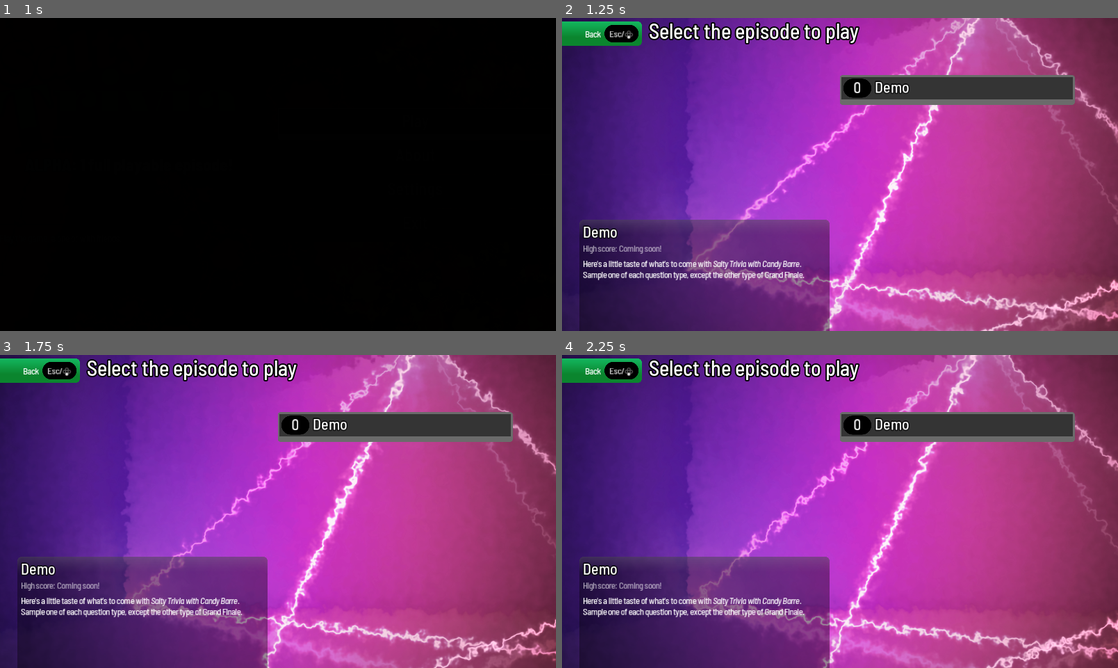
Above: before the commit, frames 1-4 (two rows, left to right).
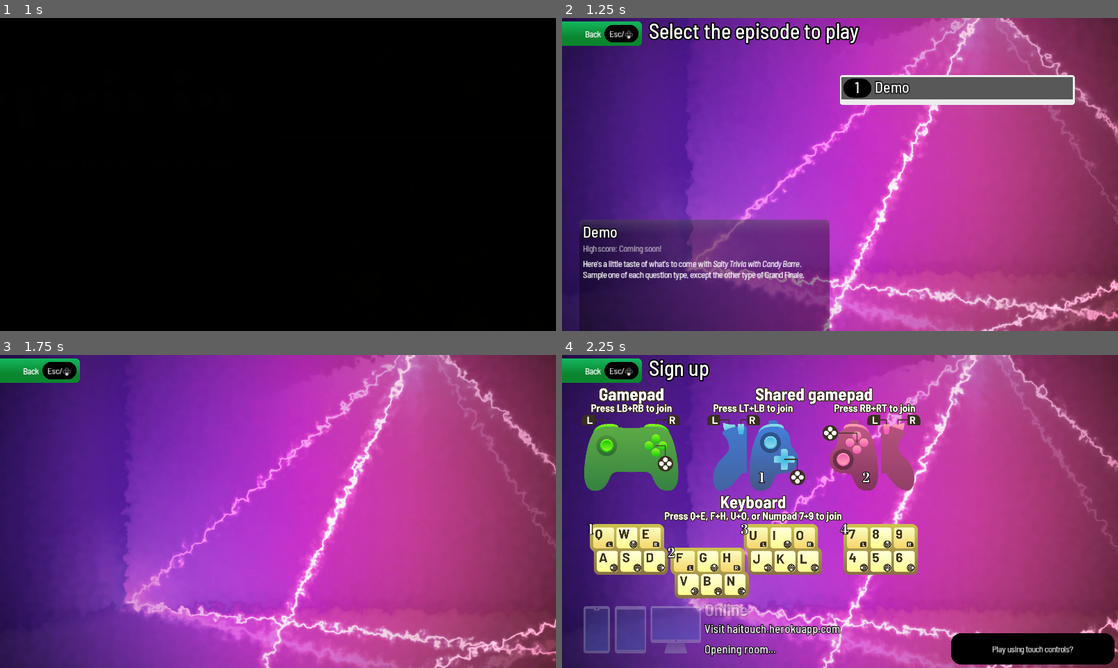
Above: after the commit, the same moments.

Repository: JapanYoshi/salty
Game: Godot game, scene res://Title.tscn
Same seed, same stepped clock (60 frames per second), same inputs: the game is played once before the commit and once after it. Sound files missing from this copy of the repository are replaced by a short silence.
Inputs (mouse positions are in pixels of both pictures, inside the frame that each line leads up to):
- Up to frame 1 (1 s): click "Play" at 0.5 s
- Up to frame 2 (1.25 s): no input
- Up to frame 3 (1.75 s): tap Enter (ui_accept) at 1.25, 1.52 s; move the mouse to (400, 495) at 1.27 s; hold Right (ui_right) from 1.28 s (still down); hold U (signup2) from 1.28 s (still down); click (400, 495) at 1.42 s
- Up to frame 4 (2.25 s): tap Enter (ui_accept) at 2 s; move the mouse to (728, 527) at 2.02 s; release Right (ui_right) at 2.03 s; release U (signup2) at 2.03 s; hold Down (ui_down) from 2.03 s (still down); tap O (signup2b) at 2.1 s

Frame 1 is identical in both runs. In frame 2, 3.6% of the frame differs, in the area x 50-93%, y 18-28%; in frame 3, 22%; in frame 4, 40%, in the area x 3-100%, y 1-100%.
Error before the commit: Attempt to call function 'get_index' in base 'null instance' on a null instance. (res://Episodes.gd:66)

Commit message:
Move questions to a separate, dummy project

Diff:
--- a/Episodes.gd
+++ b/Episodes.gd
@@ -20,7 +20,7 @@
 	ep_box.name = "RQ"
 	for e in Loader.episodes.keys():
 		var ep = {
-			id = "%d" % len(eps),
+			id = "%d" % (len(eps) + 1),
 			filename = e,
 			name = Loader.episodes[e].episode_name,
 			desc = Loader.episodes[e].episode_desc
@@ -40,7 +40,7 @@
 		ep_box.grab_focus()
 	else:
 		ep_box.queue_free()
-		ep_scroller.get_child(0).grab_focus()
+		ep_scroller.get_node(first).grab_focus()
 	focus_shifted(first)
 	print(eps)
 
--- a/Loader.gd
+++ b/Loader.gd
@@ -33,7 +33,7 @@
 
 func load_random_voice_lines():
 	var file = File.new()
-	if file.open(question_path + "/random.json", File.READ) == OK:
+	if file.open("res://random_voicelines.json", File.READ) == OK:
 		var json = JSON.parse(file.get_as_text())
 		if json.error == OK:
 			random_dict = json.result
@@ -118,6 +118,7 @@
 	else:
 		printerr("Couldn't load question ID: " + id)
 		R.crash("Question data for ID '" + id + "' is missing.")
+		return
 	### Expected structure:
 	# "v" is voice file name,
 	# "t" is text (for title, question, and options),
@@ -141,6 +142,7 @@
 	var keys = [];
 	if not(data.has("type")):
 		R.crash("Question data is missing the key 'type'.")
+		return
 	match data.type:
 		"N":
 			keys = [
--- a/MenuRoot.gd
+++ b/MenuRoot.gd
@@ -7,6 +7,7 @@
 onready var click_mask = $ClickMask
 var question_pack_is_downloaded = false
 var waiting_for_game_start = false
+const QPACK_NAME = "user://question_pack.pck"
 
 # Called when the node enters the scene tree for the first time.
 func _ready():
@@ -75,31 +76,36 @@
 onready var http_request = $HTTPRequest
 
 func async_load_question_pack(ep):
-	var url = "http://haitouch.ga/me/salty/%s.zip" % Loader.episodes[ep].question_pack
+	print("async_load_question_pack()")
+	var url = "http://haitouch.ga/me/salty/%s.pck" % Loader.episodes[ep].question_pack
 	# Create an HTTP request node and connect its completion signal.
-	http_request.download_file = "user://question_pack.zip"
-	add_child(http_request)
+	http_request.download_file = QPACK_NAME
+	http_request.download_chunk_size = 262144
 	http_request.connect("request_completed", self, "_http_request_completed")
 	# Perform the HTTP request. The URL below returns a PNG image as of writing.
 	var error = http_request.request(url)
-	_check_loading_started()
 	if error != OK:
 		push_error("An error occurred while making the HTTP request.")
+		return
+	else:
+		_check_loading_started()
 
-var time_start = 0
-var load_start = 0
+var time_start = -1
+var load_start = -1
 func _check_loading_started():
 	if http_request.get_body_size() > 0:
+		time_start = OS.get_ticks_msec()
 		load_start = http_request.get_downloaded_bytes()
-		time_start = OS.get_ticks_msec()
 	else:
-		yield(get_tree().create_timer(0.01), "timeout")
+		yield(get_tree().create_timer(0.1), "timeout")
 		call_deferred("_check_loading_started")
 
 # show player how much data is loaded
 func _update_loading_progress():
-	if time_start == 0:
+	while http_request.get_body_size() <= 0:
+		print("Reported body size is %d. Querying again." % http_request.get_body_size())
 		_check_loading_started()
+		yield(get_tree().create_timer(0.1), "timeout")
 	var partial = http_request.get_downloaded_bytes()
 	var total = http_request.get_body_size()
 	var time = OS.get_ticks_msec()
@@ -111,25 +117,36 @@
 		(total - load_start) / # total size
 		(partial - load_start) # partial size
 	) - (time - time_start)  # subtract elapsed time from total
-	prints("ETA CALCULATION: ", load_start, partial, total, time_start, time, eta)
-	current_page.update_loading_progress(partial, total, eta)
+	prints("ETA CALCULATION", "start bytes:", load_start, "loaded bytes:", partial, "total bytes:", total, "start time:", time_start, "time now:", time, "calculated eta:", eta)
+	current_page.update_loading_progress(partial, total, int(eta))
 	if !question_pack_is_downloaded:
 		yield(get_tree().create_timer(0.25), "timeout")
 		call_deferred("_update_loading_progress")
 
 # Called when the HTTP request is completed.
 func _http_request_completed(result, response_code, headers, body):
+	prints("MenuRoot._http_request_completed(", result, response_code, headers, body, ")")
 	if result != HTTPRequest.RESULT_SUCCESS:
 		printerr("HTTP request did not succeed.")
 		return
+	elif response_code == 404:
+		R.crash("Tried to load the resource pack, but response code was 404 Not Found.")
 	# not sure what to do when loaded...
 	# check file existence
 	var file = File.new()
-	if file.file_exists("user://question_pack.zip"):
-		ProjectSettings.load_resource_pack("user://question_pack.zip")
+	if file.file_exists(QPACK_NAME):
+		var success: bool = ProjectSettings.load_resource_pack(ProjectSettings.globalize_path(QPACK_NAME), true)
+		if !success:
+			R.crash("Could not load resource pack.")
+		for i in range(13):
+			var qid = Loader.episodes[R.pass_between.episode_name].question_id[i]
+			print(qid)
+#			if !file.file_exists("res://q/%s/data.gdcfg" % qid):
+#				R.crash("Loaded resource pack, but question file is missing: question index %d, question ID %s." % [i, qid])
+#				return
 		question_pack_is_downloaded = true
 		if waiting_for_game_start == true:
 			start_game()
 	else:
-		printerr("File isn't downloaded.")
+		R.crash("Resource pack is not downloaded.")
 		return
--- a/Signup.gd
+++ b/Signup.gd
@@ -340,7 +340,7 @@
 				'isVip': p.player_number == 0
 			});
 
-func update_loading_progress(partial, total, eta):
+func update_loading_progress(partial: int, total: int, eta: int):
 	var time_text = "Finished!"
 	if eta >= 60*1000:
 		time_text = "Please wait ≈%dʹ %0.1f″..." % [eta / (60*1000), (eta % (60*1000)) / 1000.0]
--- a/q/c001/data.json
+++ /dev/null
@@ -1,82 +0,0 @@
-{
-    "type": "C",
-    "pretitle": {
-        "v": "random"
-    },
-    "title": {
-        "t": "Sweets That Make You Groan",
-        "v": "title",
-        "s": "“Sweets That Make You Groan”"
-    },
-    "intro": {
-        "v": "intro",
-        "s": "So there was a time in my life when I worked as the joke proofreader on Laffy Taffy bars.[#4110#]It made me bitter for the rest of my life,[#6044#]but I still like eating Laffy Taffy, so now I’m dragging your toes into my fresh Hell."
-    },
-    "setup": {
-        "t": "Why do seagulls fly over the sea?",
-        "v": "setup",
-        "s": "“Why do seagulls fly over the sea?[#2621#]"
-    },
-    "punchline": {
-        "t": "If they flied over the bay, they’d be bagels.",
-        "v": "punchline",
-        "s": "If they flied over the bay, they’d be bagels.”"
-    },
-    "post_punchline": {
-        "v": "post_punchline",
-        "s": "Okay, that one’s a bit clever. Speaking of bagels,"
-    },
-    "question": {
-        "t": "If you smoked weed that made you feel like a bagel, what would you say?",
-        "v": "question",
-        "s": "If you smoked weed that made you feel like a bagel, what would you say?"
-    },
-    "options": {
-        "t": [
-            "“Dude, I’m so [b]baked and fried[/b] right now.”",
-            "“Whoa, I’m absolutely [b]steamed and baked[/b].”",
-            "“Man, I feel totally [b]boiled and baked[/b].”",
-            "“Holy $#%&, I feel like I’m [b]baked and boiled[/b], dude!”"
-        ],
-        "v": "options",
-        "s": "“Dude, I’m so baked and fried right now.”,[#2723#]“Whoa, I’m absolutely steamed and baked.”,[#5364#]“Man, I feel totally boiled and baked.”, or[#8260#]“Holy sh**, I feel like I’m baked and boiled, dude!”?",
-        "i": 2
-    },
-    "used_lifesaver": {
-        "v": "random"
-    },
-    "reveal": {
-        "v": "random"
-    },
-    "reveal_crickets": {
-        "v": "random"
-    },
-    "reveal_jinx": {
-        "v": "random"
-    },
-    "reveal_split": {
-        "v": "random"
-    },
-    "reveal_correct": {
-        "v": "random"
-    },
-    "option0": {
-        "v": "option0",
-        "s": "There’s a reason why bagels are healthier than donuts. But also, less tastier."
-    },
-    "option1": {
-        "v": "option1",
-        "s": "The only thing getting steamed here is the hams I put on the bagels."
-    },
-    "option2": {
-        "v": "option2",
-        "s": "Bagels are made by first boiling the batter, then baking it for emphasis."
-    },
-    "option3": {
-        "v": "random"
-    },
-    "outro": {
-        "v": "outro",
-        "s": "Bagels are like the boring uncles of donuts.[#2134#]But on the bright side, you can load it up with tomato sauce and Italian sausage[#5720#]and make it just as tasty and unhealthy as a donut."
-    }
-}
--- a/q/s001/data.json
+++ /dev/null
@@ -1,96 +0,0 @@
-{
-    "type": "S",
-    "has_both": false,
-    "pretitle": {
-        "v": "random"
-    },
-    "title": {
-        "t": "Drop That Mouth Temperature",
-        "v": "title",
-        "s": "“Drop That Mouth Temperature”!"
-    },
-    "sort_segue": {
-        "v": "sort_segue",
-        "s": "And it’s a Sorta Kinda!"
-    },
-    "sort_category": {
-        "v": "sort_category_names",
-        "s": "I’m going to list seven names."
-    },
-    "sort_explain": {
-        "v": "sort_explain",
-        "s": "And for each of them, I need you to tell me if it’s:"
-    },
-    "sort_a": {
-        "t": "the stage name of a DJ or DJ group",
-        "v": "sort_a",
-        "s": "the stage name of a DJ or DJ group, or..."
-    },
-    "sort_b": {
-        "t": "a flavor of Ben & Jerry’s ice cream",
-        "v": "sort_b",
-        "s": "a flavor of Ben & Jerry’s ice cream. If it’s..."
-    },
-    "sort_a_short": {
-        "t": "DJ’s",
-        "v": "sort_a_short",
-        "s": "DJ’s,"
-    },
-    "sort_press_left": {
-        "v": "sort_press_left",
-        "s": "Press [i]Left[/i]. And if it's..."
-    },
-    "sort_b_short": {
-        "t": "BJ’s",
-        "v": "sort_b_short",
-        "s": "BJ’s,"
-    },
-    "sort_press_right": {
-        "v": "sort_press_right",
-        "s": "Press [i]Right[/i]."
-    },
-    "sort_options": {
-        "t": [
-            "Cherry Garcia",
-            "Marshmello",
-            "Green Velvet",
-            "Thick Mint",
-            "Whiskey Biz",
-            "Black Coffee",
-            "Duck Sauce"
-        ],
-        "s": [
-            "Cherry Garcia!",
-            "Marshmello!",
-            "Green Velvet!",
-            "Thick Mint!",
-            "Whiskey Biz!",
-            "Black Coffee!",
-            "Duck Sauce!"
-        ],
-        "a": [1, 0, 0, 1, 1, 0, 0]
-    },
-    "sort_perfect": {
-        "v": "sort_perfect",
-        "s": "Ice cold!"
-    },
-    "sort_good": {
-        "v": "sort_good",
-        "s": "That was almost worth the price."
-    },
-    "sort_ok": {
-        "v": "sort_ok",
-        "s": "Not bad. A few bits where you went nuts."
-    },
-    "sort_bad": {
-        "v": "sort_bad",
-        "s": "Are you too doped up on ice cream to think?"
-    },
-    "outro": {
-        "v": "outro",
-        "s": "I came up with the name “Candy Barre” because I was originally a guitarist.[#3146#]Get it? Barre chords?[#4876#]But if I were a Ben & Jerry’s flavor, I’d probably be[#7256#]“Salted caramel mixed with,[#8702#]I dunno, anchovies or something weird like that?”."
-    },
-    "skip": {
-        "v": "random"
-    }
-}
--- a/q/s002/data.json
+++ /dev/null
@@ -1,104 +0,0 @@
-{
-    "type": "S",
-    "has_both": true,
-    "pretitle": {
-        "v": "random"
-    },
-    "title": {
-        "t": "We’re Not So Different, You and I",
-        "v": "title",
-        "s": "“We’re Not So Different, You and I”"
-    },
-    "sort_segue": {
-        "v": "sort_segue",
-        "s": "And it's a Sorta Kinda!"
-    },
-    "sort_category": {
-        "v": "sort_category_ingredients",
-        "s": "I'm going to list seven ingredients."
-    },
-    "sort_explain": {
-        "v": "sort_explain",
-        "s": "For each of them, I’m gonna need you to tell if it's:"
-    },
-    "sort_a": {
-        "t": "in a Big Mac®",
-        "v": "sort_a",
-        "s": "in a Big Mac,"
-    },
-    "sort_b": {
-        "t": "in a Whopper®",
-        "v": "sort_b",
-        "s": "in a Whopper,"
-    },
-    "sort_both": {
-        "v": "sort_both",
-        "s": "Or both! If it’s..."
-    },
-    "sort_a_short": {
-        "t": "Big Mac®",
-        "v": "sort_a_short",
-        "s": "Big Mac,"
-    },
-    "sort_press_left": {
-        "v": "sort_press_left",
-        "s": "Press [i]Left[/i]. And if it's..."
-    },
-    "sort_b_short": {
-        "t": "Whopper®",
-        "v": "sort_b_short",
-        "s": "Whopper,"
-    },
-    "sort_press_right": {
-        "v": "sort_press_right",
-        "s": "Press [i]Right[/i]."
-    },
-    "sort_press_up": {
-        "v": "sort_press_up",
-        "s": "And as usual, press [i]Up[/i] if it’s both."
-    },
-    "sort_options": {
-        "t": [
-            "quarter-pound beef patty",
-            "a second beef patty",
-            "tomato",
-            "ketchup",
-            "cheese",
-            "mayo-based sauce",
-            "a third bun"
-        ],
-        "s": [
-            "Quarter-pound beef patty!",
-            "A second beef patty!",
-            "Tomato!",
-            "Ketchup!",
-            "Cheese!",
-            "Mayo-based sauce!",
-            "A third bun!"
-        ],
-        "a": [2, 0, 1, 1, 0, 2, 0]
-    },
-    "sort_perfect": {
-        "v": "sort_perfect",
-        "s": "You had this question your way!"
-    },
-    "sort_good": {
-        "v": "sort_good",
-        "s": "I’m [i]likin’[/i] your performance, but I’m not particularly [i]lovin’[/i] it."
-    },
-    "sort_ok": {
-        "v": "sort_ok",
-        "s": "Your performance was like a soggy, greasy burger."
-    },
-    "sort_bad": {
-        "v": "sort_bad",
-        "s": "Your answers need a health inspection."
-    },
-    "outro": {
-        "v": "outro",
-        "s": "The Big Mac costs less, but hey, you get what you pay for. That’s why I eat out at places that are more high-brow, like Denny’s."
-    },
-    "skip": {
-        "v": "random"
-    }
-}
--- a/signup.tscn
+++ b/signup.tscn
@@ -742,7 +742,7 @@
 anchor_bottom = 1.0
 margin_top = 72.0
 custom_fonts/font = ExtResource( 11 )
-text = "Loaded 00000.0KiB of 00000.0KiB (000.00%)"
+text = "ETA display is not supported on HTML5."
 align = 1
 __meta__ = {
 "_edit_use_anchors_": false
Not shown, removed: q/c001/intro.wav.import
Not shown, removed: q/c001/option0.wav.import
Not shown, removed: q/c001/option1.wav.import
Not shown, removed: q/c001/option2.wav.import
Not shown, removed: q/c001/options.wav.import
Not shown, removed: q/c001/outro.wav.import
Not shown, removed: q/c001/post_punchline.wav.import
Not shown, removed: q/c001/punchline.wav.import
Not shown, removed: q/c001/question.wav.import
Not shown, removed: q/c001/setup.wav.import
Not shown, removed: q/c001/title.wav.import
Not shown, removed: q/g001/clue0.wav.import
(and 372 more such lines)
